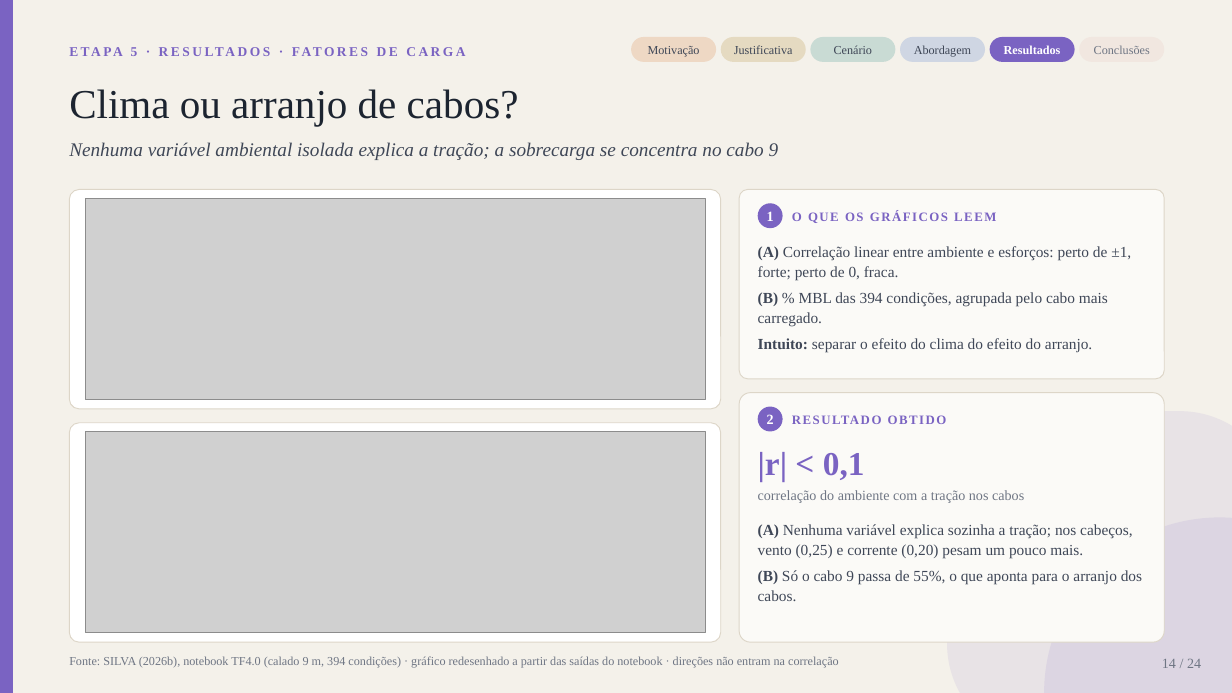
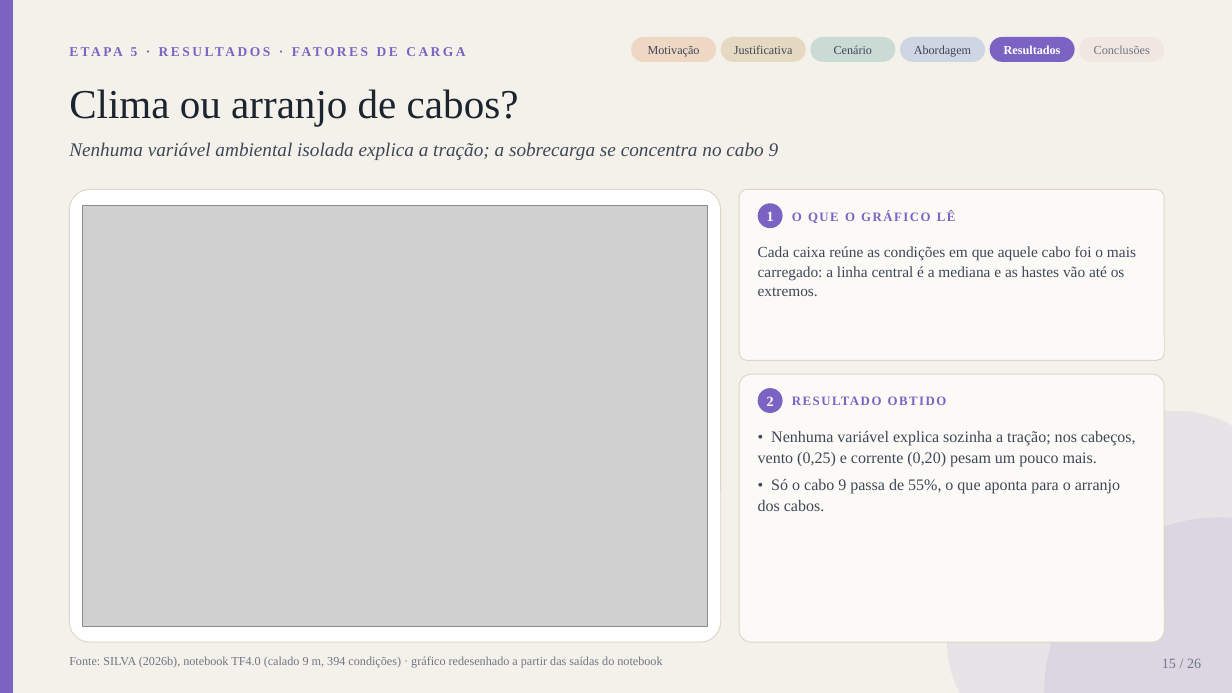
Before and after one commit to gustavogsilvaa/Apresentacao-Kiro, a slide deck: slide 15 of amarracao_v3/Apresentacao_TF_Amarracao_parcial.pptx (slide 14 before the commit). Drawn at 1232x693 pixels with LibreOffice and Linux fonts; fonts in the diff are those of the drawing; grey boxes stand for pictures. Boxes give left, top, right and bottom in pixels: in the first picture for what was removed or moved away, otherwise in the second. Text is boxed around its words. In the diff, an @@ line names an element or a change of style, - is before the commit and + after.

```diff
--- a/amarracao_v3/Apresentacao_TF_Amarracao_parcial.pptx
+++ b/amarracao_v3/Apresentacao_TF_Amarracao_parcial.pptx
@@ rounded rectangle: place and size @@
-rounded rectangle at bbox=[69, 189, 721, 409]
+rounded rectangle at bbox=[69, 189, 721, 642]
@@ picture: place and size @@
-picture at bbox=[85, 199, 705, 399]
+picture at bbox=[82, 205, 708, 627]
@@ rounded rectangle: place and size @@
-rounded rectangle at bbox=[739, 189, 1165, 379]
+rounded rectangle at bbox=[739, 189, 1165, 360]
@@ text at bbox=[792, 211, 956, 223]: text changed @@
-O QUE OS GRÁFICOS LEEM
+O QUE O GRÁFICO LÊ
@@ text removed at bbox=[758, 246, 1131, 353] @@
-(A) Correlação linear entre ambiente e esforços: perto de ±1, forte; perto de 0, fraca.
-(B) % MBL das 394 condições, agrupada pelo cabo mais carregado.
-Intuito: separar o efeito do clima do efeito do arranjo.
@@ text added at bbox=[758, 246, 1136, 296], 12 pt, text #3F4757 @@
+Cada caixa reúne as condições em que aquele cabo foi o mais carregado: a linha central é a mediana e as hastes vão até os extremos.
@@ rounded rectangle: place and size @@
-rounded rectangle at bbox=[739, 393, 1165, 642]
+rounded rectangle at bbox=[739, 374, 1165, 642]
@@ 2 texts, 1 ellipse: place and size @@
-2 texts, 1 ellipse at bbox=[758, 407, 1146, 433]
+2 texts, 1 ellipse at bbox=[758, 388, 1146, 415]
@@ rounded rectangle removed at bbox=[69, 423, 721, 643] @@
@@ picture removed at bbox=[85, 432, 705, 632] @@
@@ text at bbox=[758, 431, 1136, 511]: text changed; size 12 to 12.5 pt @@
-(A) Nenhuma variável explica sozinha a tração; nos cabeços, vento (0,25) e corrente (0,20) pesam um pouco mais.
-(B) Só o cabo 9 passa de 55%, o que aponta para o arranjo dos cabos.
+• Nenhuma variável explica sozinha a tração; nos cabeços, vento (0,25) e corrente (0,20) pesam um pouco mais.
+• Só o cabo 9 passa de 55%, o que aponta para o arranjo dos cabos.
@@ text removed at bbox=[758, 452, 865, 482] @@
-|r| < 0,1
@@ text removed at bbox=[758, 490, 1024, 503] @@
-correlação do ambiente com a tração nos cabos
@@ text at bbox=[69, 656, 662, 668]: text changed @@
-Fonte: SILVA (2026b), notebook TF4.0 (calado 9 m, 394 condições) · gráfico redesenhado a partir das saídas do notebook · direções não entram na correlação
+Fonte: SILVA (2026b), notebook TF4.0 (calado 9 m, 394 condições) · gráfico redesenhado a partir das saídas do notebook
@@ text at bbox=[1162, 659, 1201, 668]: text changed @@
-14 / 24
+15 / 26
```
Also in this commit, not shown: 23 other slides changed, 2 slides added, 10 other files.
